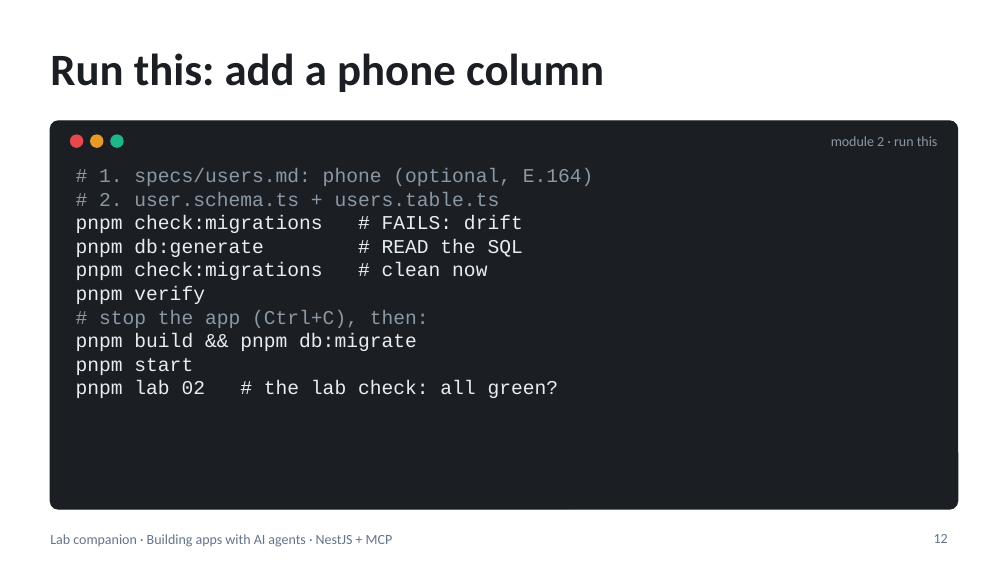
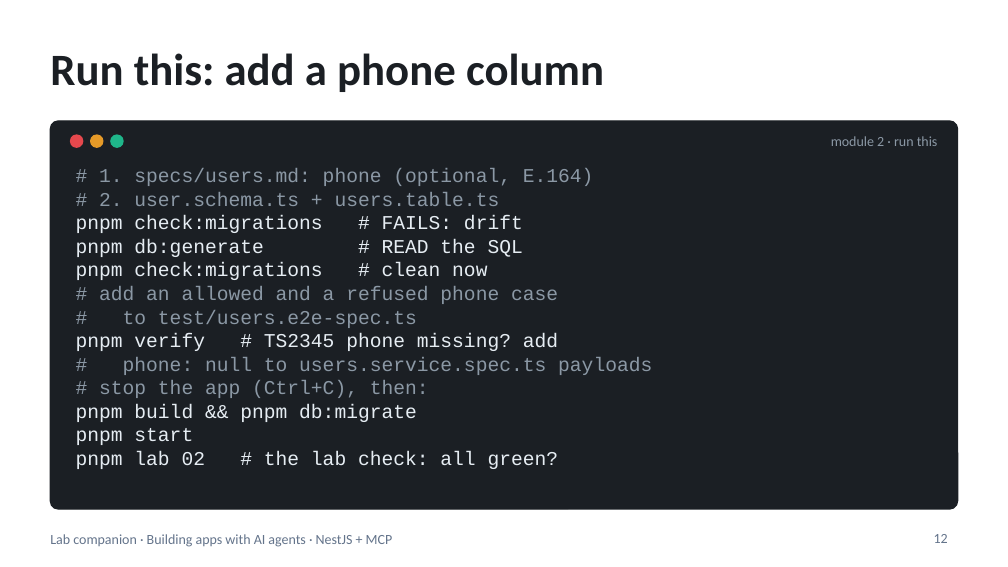
Before and after one commit to blazaga/ai-training-modules, a slide deck: slide 12 of docs/ai-agent-training/slides/lab-companion.pptx. Drawn at 1008x567 pixels with LibreOffice and Linux fonts; fonts in the diff are those of the drawing. Boxes give left, top, right and bottom in pixels: in the first picture for what was removed or moved away, otherwise in the second. Text is boxed around its words. In the diff, an @@ line names an element or a change of style, - is before the commit and + after.

```diff
--- a/docs/ai-agent-training/slides/lab-companion.pptx
+++ b/docs/ai-agent-training/slides/lab-companion.pptx
@@ text at [76, 286, 652, 375]: text changed; text colour #E6EDF3 to #8B98A5 @@
-pnpm verify
+# add an allowed and a refused phone case
+# to test/users.e2e-spec.ts
+pnpm verify # TS2345 phone missing? add
+# phone: null to users.service.spec.ts payloads
```
Also in this commit, not shown: 7 other slides changed, 14 other files.
